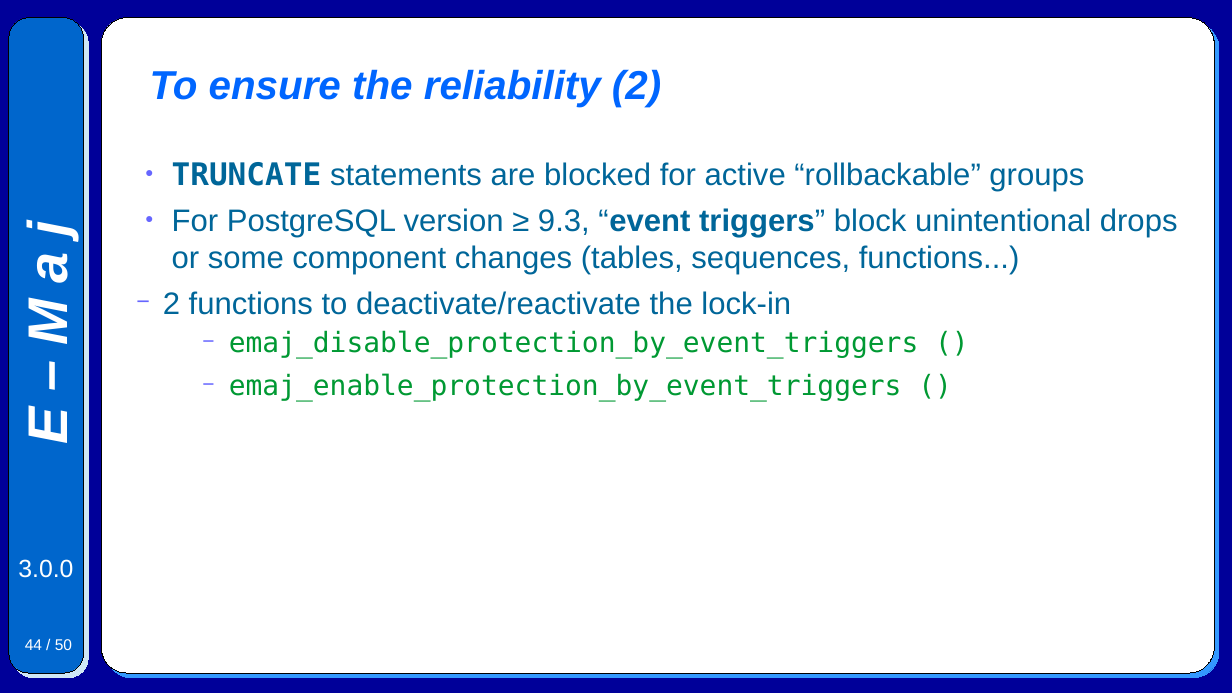
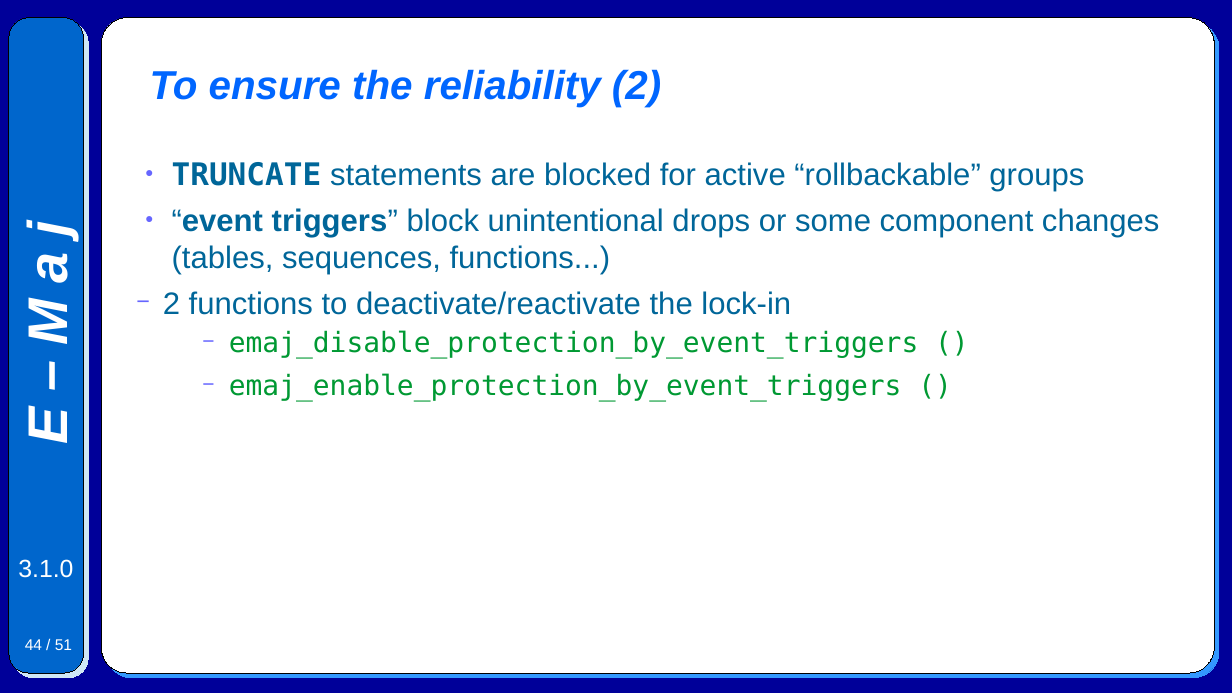
Before and after one commit to beaud76/emaj_doc, a slide deck: slide 44 of Emaj.devel_pres_en.odp. Drawn at 1232x693 pixels with LibreOffice and Linux fonts; fonts in the diff are those of the drawing. Boxes give left, top, right and bottom in pixels: in the first picture for what was removed or moved away, otherwise in the second. Text is boxed around its words. In the diff, an @@ line names an element or a change of style, - is before the commit and + after.

```diff
--- a/Emaj.devel_pres_en.odp
+++ b/Emaj.devel_pres_en.odp
@@ text at [172, 208, 1159, 274]: text changed @@
-● For PostgreSQL version ≥ 9.3, “event triggers” block unintentional drops or some component changes (tables, sequences, functions...)
+● “event triggers” block unintentional drops or some component changes (tables, sequences, functions...)
@@ text at [18, 559, 73, 578]: text changed @@
-3.0.0
+3.1.0
@@ page number at [25, 639, 72, 650]: text changed @@
-44 / 50
+44 / 51
```
Also in this commit, not shown: 45 other slides changed, 1 slide added, 6 other files.
